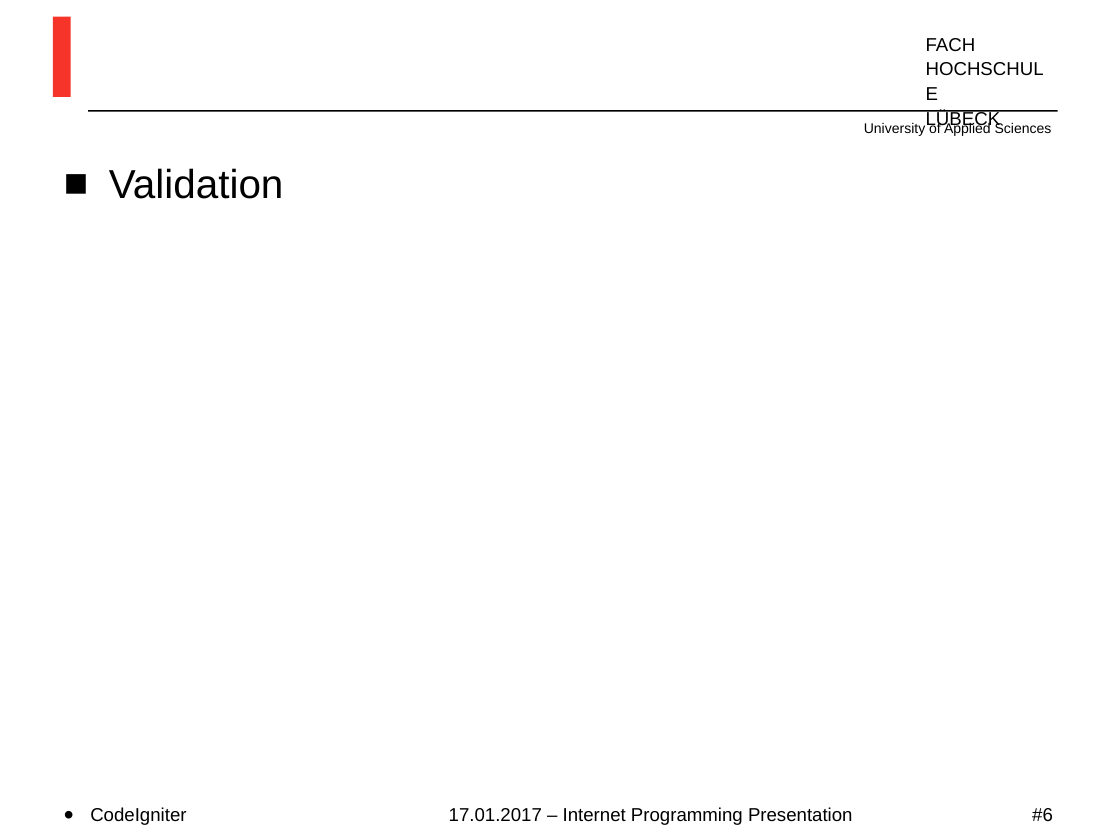
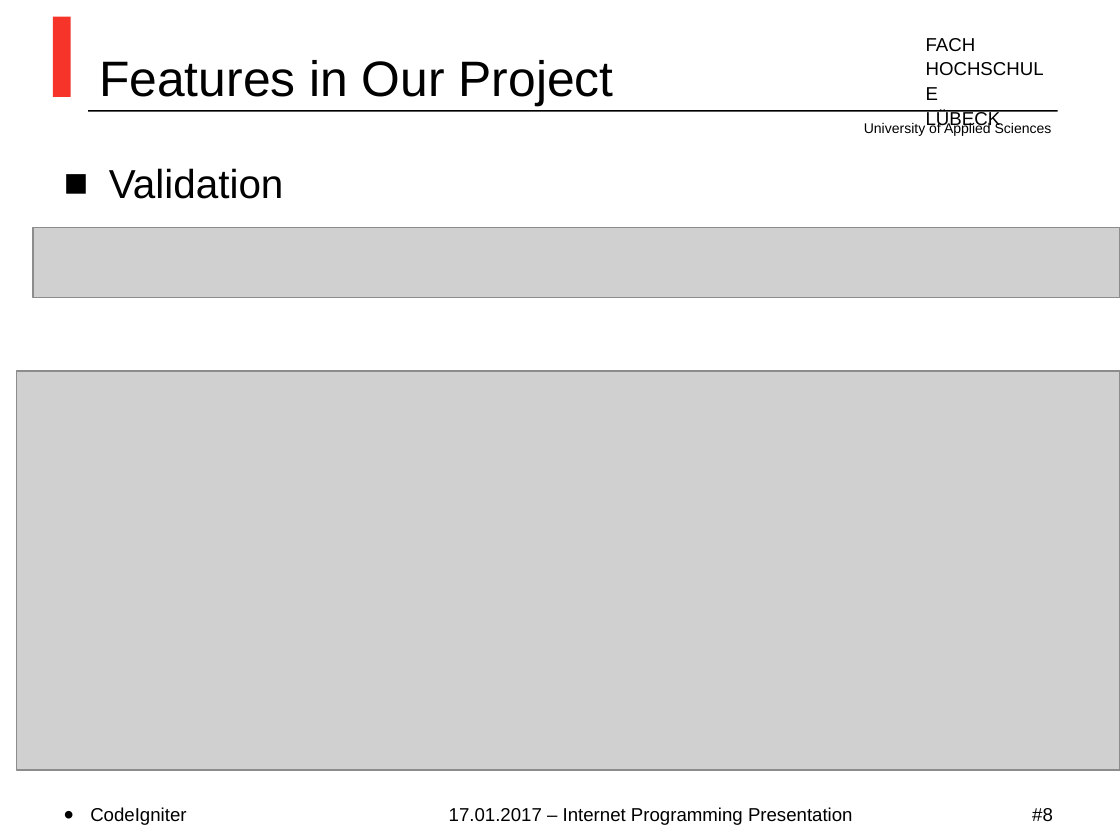
Before and after one commit to MirrShad/TiniBlog, a slide deck: slide 8 of Index.ppt (slide 6 before the commit). Drawn at 1120x840 pixels with LibreOffice and Linux fonts; fonts in the diff are those of the drawing; grey boxes stand for pictures; background and template pictures are left out. Boxes give left, top, right and bottom in pixels: in the first picture for what was removed or moved away, otherwise in the second. Text is boxed around its words. In the diff, an @@ line names an element or a change of style, - is before the commit and + after.

```diff
--- a/Index.ppt
+++ b/Index.ppt
@@ title added at (99,60,614,106), 32 pt, text #000000 @@
+Features in Our Project
@@ picture added at (34,227,1120,298) @@
@@ picture added at (17,371,1120,769) @@
```
Also in this commit, not shown: 5 other slides changed, 5 slides added.
